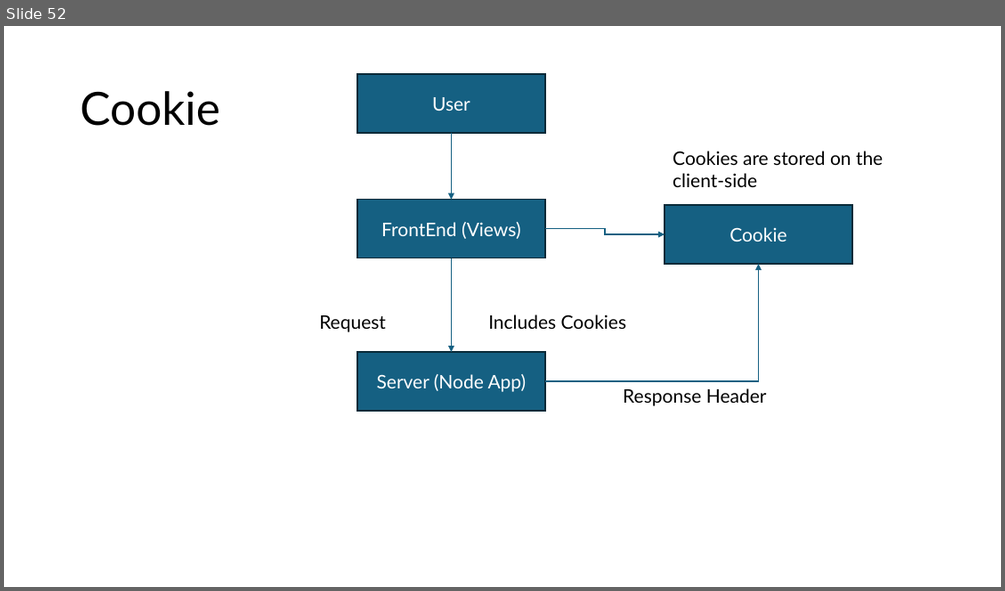
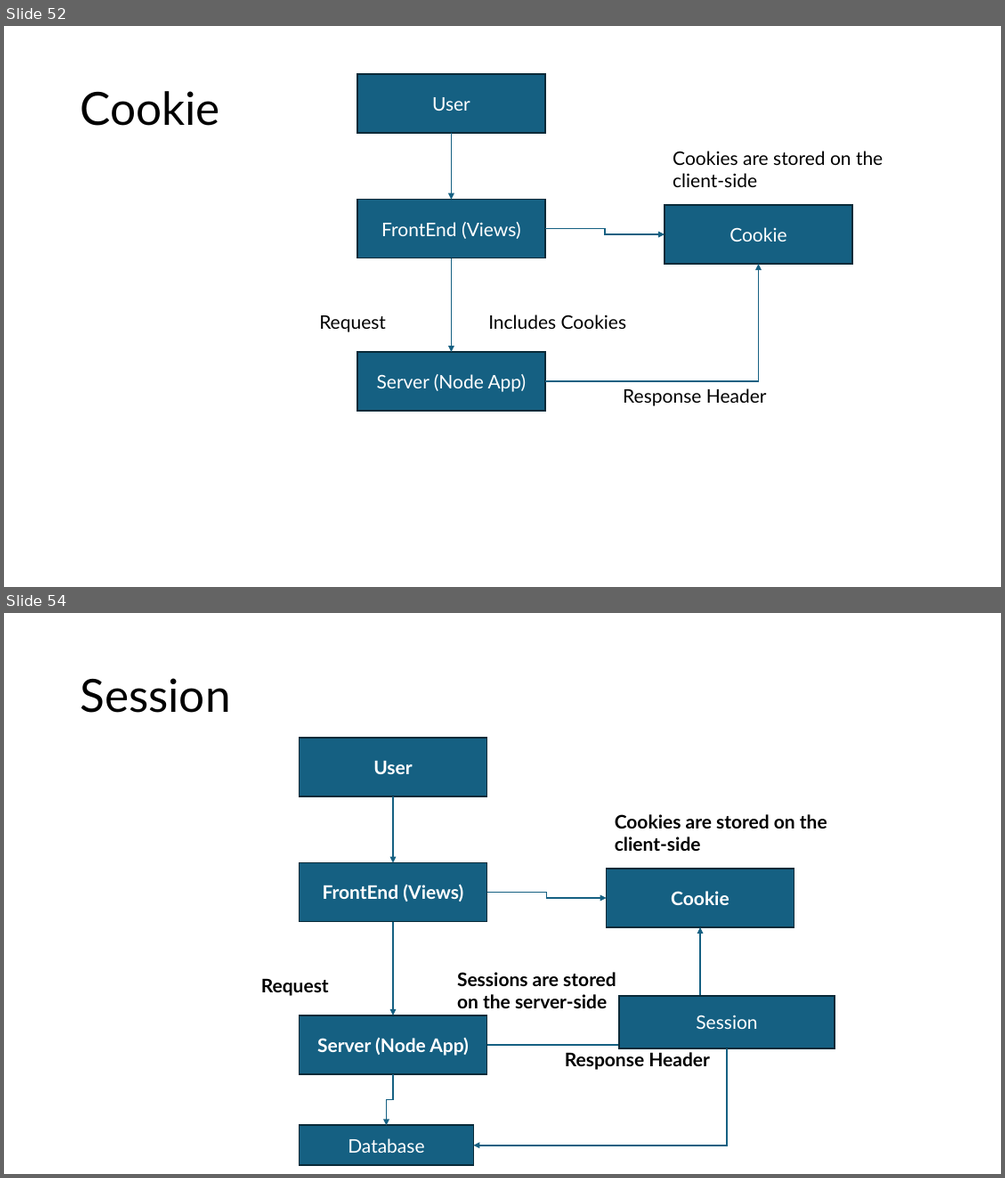
Before and after one commit to PiyushChaturvedii/Batch06, a slide deck: Node/node.pptx. Shown one above the other, each under a label of ours: slide 52 before the commit, slides 52 and 54 after it; the slides between them are not shown. The pictures are 1005x591 and 1005x1178 pixels, drawn with LibreOffice and Linux fonts; fonts in the diff are those of the drawing. Boxes give left, top, right and bottom in pixels: in the first picture for what was removed or moved away, otherwise in the second. Text is boxed around its words. In the diff, an @@ line names an element or a change of style, - is before the commit and + after.

Commit message:
cookies

```diff
--- a/Node/node.pptx
+++ b/Node/node.pptx
@@ slide 54 added at (x1=4, y1=613, x2=1001, y2=1174), background #FFFFFF @@
@@ title added at (x1=80, y1=678, x2=230, y2=713), 44 pt, text #000000 @@
+Session
@@ rectangle added at (x1=299, y1=738, x2=487, y2=797), fill #156082, outline #092A39 1.5 pt, 18 pt, text #FFFFFF, bold @@
+User
@@ elbow arrow added from (393, 796) to (393, 863), #156082 1.5 pt @@
@@ text added at (x1=615, y1=814, x2=827, y2=851), 18 pt, text #000000, bold @@
+Cookies are stored on the client-side
@@ rectangle added at (x1=299, y1=863, x2=487, y2=922), fill #156082, outline #092A39 1.5 pt, 18 pt, text #FFFFFF, bold @@
+FrontEnd (Views)
@@ rectangle added at (x1=606, y1=868, x2=793, y2=928), fill #156082, outline #092A39 1.5 pt, 18 pt, text #FFFFFF, bold @@
+Cookie
@@ elbow arrow added from (487, 892) to (606, 898), #156082 1.5 pt @@
@@ elbow arrow added from (393, 922) to (393, 1015), #156082 1.5 pt @@
@@ elbow arrow added from (487, 1045) to (700, 927), #156082 1.5 pt @@
@@ text added at (x1=261, y1=978, x2=329, y2=996), 18 pt, text #000000, bold @@
+Request
@@ text added at (x1=457, y1=972, x2=616, y2=1008), 18 pt, text #000000, bold @@
+Sessions are stored on the server-side
@@ rectangle added at (x1=619, y1=995, x2=834, y2=1048), fill #156082, outline #092A39 1.5 pt, 18 pt, text #FFFFFF @@
+Session
@@ rectangle added at (x1=299, y1=1015, x2=487, y2=1074), fill #156082, outline #092A39 1.5 pt, 18 pt, text #FFFFFF, bold @@
+Server (Node App)
@@ elbow arrow added from (727, 1048) to (474, 1145), #156082 1.5 pt @@
@@ text added at (x1=565, y1=1052, x2=710, y2=1070), 18 pt, text #000000, bold @@
+Response Header
@@ elbow arrow added from (393, 1074) to (386, 1126), #156082 1.5 pt @@
@@ rectangle added at (x1=299, y1=1126, x2=474, y2=1165), fill #156082, outline #092A39 1.5 pt, 18 pt, text #FFFFFF @@
+Database
```
Also in this commit, not shown: 1 other slide added, 45 other files.
